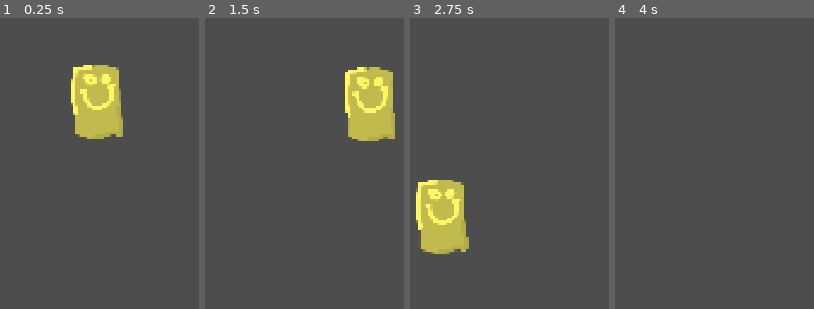
Above: before the commit, frames 1-4 (left to right).
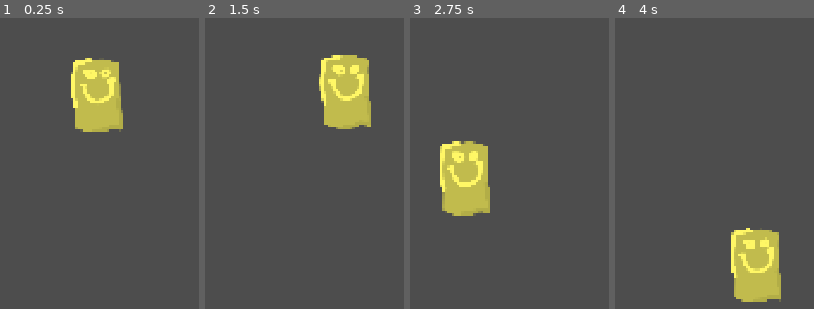
Above: after the commit, the same moments.

Repository: ParadoxicXenos/haven-game-wlg
Game: Godot game, scene res://Scenes/levels.tscn
Two runs of this game, one before a commit and one after it. Both use one fixed random seed, a clock stepped at 60 frames per second and the inputs below.
Inputs:
- Up to frame 1 (0.25 s): no input
- Up to frame 2 (1.5 s): hold Right (right) from 0.53 s (still down); tap Up (up) at 0.77 s
- Up to frame 3 (2.75 s): tap Up (up) at 1.52 s; release Right (right) at 2.03 s; hold Left (left) from 2.03 s (still down)
- Up to frame 4 (4 s): release Left (left) at 2.78 s; hold Right (right) from 2.78 s (still down); tap Up (up) at 3.02, 3.77 s

The runs differ from the first frame. In frame 1, 2.4% of the frame differs, in the area x 35-62%, y 13-42%; in frame 2, 7.7%; in frame 3, 9.7%, in the area x 3-41%, y 42-82%; in frame 4, 5.8%.

Commit message:
Smoooth platformer

Diff:
--- a/game/Scenes/player.tscn
+++ b/game/Scenes/player.tscn
@@ -19,3 +19,4 @@
 
 [node name="Camera2D" type="Camera2D" parent="CharacterBody2D" unique_id=1906680485]
 position_smoothing_enabled = true
+position_smoothing_speed = 10.0
--- a/game/Scripts/character_body_2d.gd
+++ b/game/Scripts/character_body_2d.gd
@@ -1,26 +1,26 @@
 extends CharacterBody2D
 
 
-const SPEED = 900.0
+const SPEED = 160.0
 const GRAVITY = 2000.0
-const JUMP_VELOCITY = -800.0
+const JUMP_VELOCITY = -1000.0
+var xSpeed = 0
 
 
 func _physics_process(delta: float) -> void:
 	# Add the gravity.
 	if not is_on_floor():
 		velocity += Vector2(0, GRAVITY) * delta
-
+	print(delta)
 	# Handle jump.
 	if Input.is_action_just_pressed("up") and is_on_floor():
 		velocity.y = JUMP_VELOCITY
 
 	# Get the input direction and handle the movement/deceleration.
-	# As good practice, you should replace UI actions with custom gameplay actions.
 	var direction := Input.get_axis("left", "right")
 	if direction:
-		velocity.x = direction * SPEED
-	else:
-		velocity.x = move_toward(velocity.x, 0, SPEED)
+		xSpeed += direction * SPEED
+	xSpeed *= 0.9
+	velocity.x = move_toward(xSpeed, 0, SPEED)
 
 	move_and_slide()
